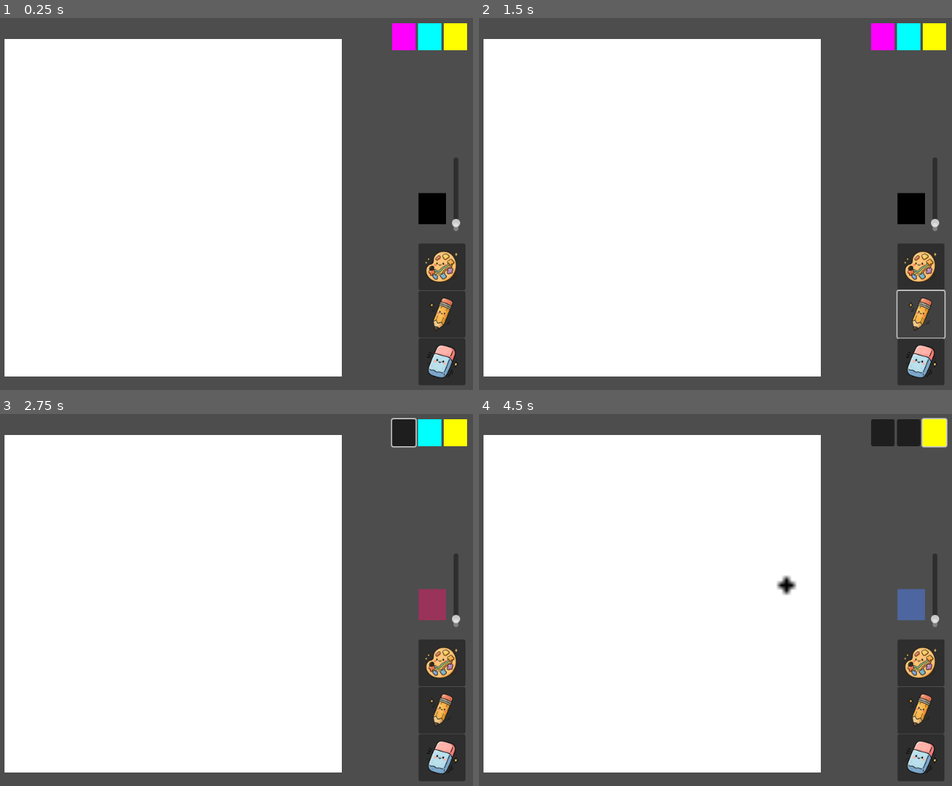
Above: before the commit, frames 1-4 (two rows, left to right).
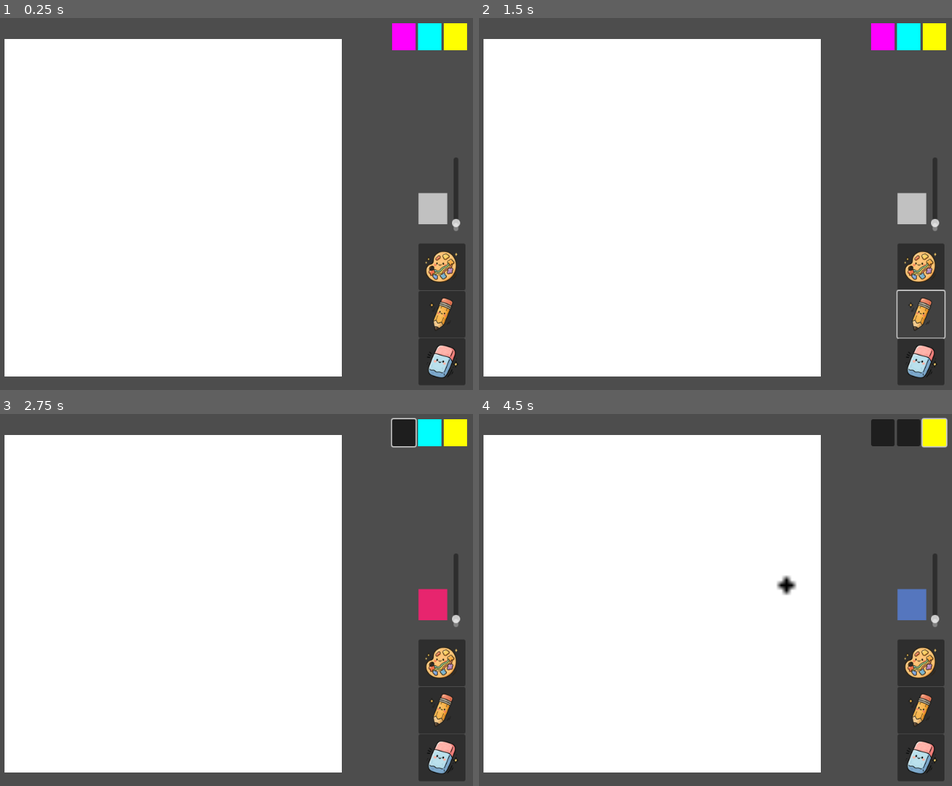
Above: after the commit, the same moments.

Repository: Dubu911/Watercolor_simulation
Game: Godot game, scene res://trial3/main3.tscn
Two runs of this game, one before a commit and one after it. Both use one fixed random seed, a clock stepped at 60 frames per second and the inputs below.
Inputs (mouse positions are in pixels of both pictures, inside the frame that each line leads up to):
- Up to frame 1 (0.25 s): no input
- Up to frame 2 (1.5 s): click (918, 267) at 0.5 s; click (918, 315) at 1.25 s
- Up to frame 3 (2.75 s): click (402, 432) at 2 s
- Up to frame 4 (4.5 s): click (909, 432) at 2.75 s; click (933, 432) at 3.5 s; tap Enter at 4.25 s; move the mouse to (786, 585) at 4.27 s; hold D from 4.28 s (still down); hold R from 4.28 s (still down); click (786, 585) at 4.42 s

The runs differ from the first frame. In frame 1, 0.5% of the frame differs, in the area x 88-95%, y 46-56%; in frame 2, 0.5%; in frame 3, 0.5%; in frame 4, 0.5%.

Commit message:
diffusion work from lab top

Diff:
--- a/trial3/brush_manager.gd
+++ b/trial3/brush_manager.gd
@@ -15,10 +15,11 @@
 var pencil_brush: Node
 var eraser_brush: Node
 var layer_for_mouse_pos: Sprite2D
+var current_color_display: ColorRect
 
 # --- Current Brush State ---
 var selected_pigments: Array[Color] = []
-var current_pigment_color: Color = Color.BLACK
+var current_pigment_color: Color = Color.GRAY
 var current_water_amount: float = 0.05 # Default value
 
 func _ready():
@@ -45,11 +46,17 @@
 		printerr("BrushManager ERROR: LayerForMousePos not found! Assign a Sprite2D in the Inspector.")
 		return
 
-	# Set the initial brush when the game starts
+	current_color_display = get_node_or_null(current_color_display_path) as ColorRect
+	if not current_color_display:
+		printerr("BrushManager ERROR: CurrentColorDisplay not found!")
+		return
+
+	# Set the initial brush and update its properties
 	if watercolor_brush:
 		_set_active_brush(watercolor_brush)
 
-	get_node(current_color_display_path).color = current_pigment_color
+	# Initialize the UI on start
+	_mix_and_update_brush()
 
 func _unhandled_input(event: InputEvent):
 	# Get the currently active brush from the coordinator
@@ -99,7 +106,8 @@
 	if active_brush == watercolor_brush and active_brush.has_method("set_water_amount"):
 		active_brush.set_water_amount(current_water_amount)
 
-# This function adds or removes a color from our list
+
+# This function adds or removes an OPAQUE pigment from our selection
 func _toggle_pigment(is_on: bool, color: Color):
 	if is_on:
 		if not selected_pigments.has(color):
@@ -110,23 +118,35 @@
 
 	_mix_and_update_brush()
 
-# This function calculates the final mixed color
+# This function calculates the final mixed color and updates both the brush and the UI
 func _mix_and_update_brush():
+	var final_rgb_color: Color
+
+	# Mix the RGB values of the selected pigments
 	if selected_pigments.is_empty():
-		# If no colors are selected, maybe default to black or a neutral gray
-		current_pigment_color = Color.BLACK
+		final_rgb_color = Color.GRAY # Default if nothing is selected
 	else:
 		# Simple averaging/blending of all selected colors
 		var mixed_color = selected_pigments[0]
 		for i in range(1, selected_pigments.size()):
 			mixed_color = mixed_color.blend(selected_pigments[i])
-		current_pigment_color = mixed_color
+		final_rgb_color = mixed_color
 
-	# Now that we have the final color, update the brush
+	# Calculate the final alpha based on the water slider
+	# More water = more transparent = lower alpha
+	var final_alpha = 1.0 - current_water_amount
+
+	# Create the final color for the brush
+	current_pigment_color = Color(final_rgb_color.r, final_rgb_color.g, final_rgb_color.b, final_alpha)
+
+	# Update the actual brush with its final properties
 	_update_active_brush_properties()
+	# Update the color swatch UI
+	if is_instance_valid(current_color_display):
+		# We set the display's color to the final mixed color, including transparency.
+		# Because it's drawn on top of the white 'color_swatch', it will look correct.
+		current_color_display.color = current_pigment_color
 
-	# Update the color of the "current color" display square
-	get_node(current_color_display_path).color = current_pigment_color
 
 # --- UI Signal Receivers ---
 # Connect the 'pressed' signal from your UI Buttons to these functions.
@@ -161,5 +181,6 @@
 func _on_water_slider_value_changed(value: float):
 	# The slider's value is from 0 to 1
 	current_water_amount = value
+	_mix_and_update_brush()
 	print("Current water amount : ", value)
 	_update_active_brush_properties()
--- a/trial3/main3.tscn
+++ b/trial3/main3.tscn
@@ -45,7 +45,7 @@
 pencil_brush_path = NodePath("pencil_brush")
 eraser_brush_path = NodePath("eraser_brush")
 layer_for_mouse_pos_path = NodePath("../layers_container/mobile_layer")
-current_color_display_path = NodePath("../CanvasLayer/current_color_display")
+current_color_display_path = NodePath("../CanvasLayer/color_swatch/current_color_display")
 
 [node name="watercolor_brush" type="Node" parent="brush_manager"]
 script = ExtResource("2_shnf3")
@@ -145,11 +145,16 @@
 step = 0.01
 value = 0.05
 
-[node name="current_color_display" type="ColorRect" parent="CanvasLayer"]
+[node name="color_swatch" type="ColorRect" parent="CanvasLayer"]
 offset_left = 931.0
 offset_top = 299.0
-offset_right = 978.0
+offset_right = 980.0
 offset_bottom = 352.0
+
+[node name="current_color_display" type="ColorRect" parent="CanvasLayer/color_swatch"]
+z_index = 1
+offset_right = 49.0
+offset_bottom = 53.0
 
 [connection signal="pressed" from="CanvasLayer/VBoxContainer/watercolor_button" to="brush_manager" method="_on_watercolor_button_pressed"]
 [connection signal="pressed" from="CanvasLayer/VBoxContainer/pencil_button" to="brush_manager" method="_on_pencil_button_pressed"]
--- a/trial3/painting_coordinator.gd
+++ b/trial3/painting_coordinator.gd
@@ -44,7 +44,6 @@
 
 # --- Simulation Parameters ---
 const GRAVITY_STRENGTH = 9.8 # Base gravity constant
-
 var horizontal_theta: float = 0.0 # Angle in degrees
 var vertical_theta: float = 0.0   # Angle in degrees
 
@@ -84,7 +83,7 @@
 
 	# Mobile layer is for wet pigment, starts transparent
 	mobile_read_buffer = Image.create(CANVAS_WIDTH, CANVAS_HEIGHT, false, Image.FORMAT_RGBA8)
-	mobile_read_buffer.fill(Color(0, 0, 0, 0)) # Start fully transparent
+	mobile_read_buffer.fill(Color(1, 1, 1, 0))  # Fill with transparent white
 	mobile_texture = ImageTexture.create_from_image(mobile_read_buffer)
 	mobile_layer_sprite.texture = mobile_texture
 
@@ -131,8 +130,8 @@
 		physics_simulator.init(	CANVAS_WIDTH,
 								CANVAS_HEIGHT,
 								water_read_buffer,
+								mobile_read_buffer,
 								water_write_buffer,
-								mobile_read_buffer,
 								mobile_write_buffer,
 								static_image,
 								absorbency_map,
@@ -143,6 +142,7 @@
 	# --- Physics Simulations will go here in the future ---
 	physics_simulator.run_simulation_step(_delta, gravity_x, gravity_y)
 	water_read_buffer = physics_simulator.water_read
+	mobile_read_buffer = physics_simulator.mobile_read
 	mark_watercolor_dirty()
 	# --- Texture Updates ---
 	if _dirty_watercolor:
@@ -158,34 +158,46 @@
 		_dirty_pencil = false
 
 
-# This is the function your watercolor brush will now call.
-# This function applies a "dab" of paint directly to the data layers.
+# This is the function that watercolor brush will now call.
 func add_paint_at(pos: Vector2, color: Color, water: float, size: float):
 	var i_radius = int(size)
-	# Loop through a square around the dab position
 	for y_offset in range(-i_radius, i_radius + 1):
 		for x_offset in range(-i_radius, i_radius + 1):
-			# Check if the pixel is inside the circular dab
 			if Vector2(x_offset, y_offset).length_squared() <= size * size:
 				var draw_x = int(pos.x + x_offset)
 				var draw_y = int(pos.y + y_offset)
 
-				# Check if the pixel is within the canvas bounds
 				if draw_x >= 0 and draw_x < CANVAS_WIDTH and draw_y >= 0 and draw_y < CANVAS_HEIGHT:
-
-					# --- Add water to the water layer ---
 					var current_water = water_read_buffer.get_pixel(draw_x, draw_y).r
 					var new_water = min(MAX_WATER_AMOUNT, current_water + water)
 					water_read_buffer.set_pixel(draw_x, draw_y, Color(new_water, 0, 0))
 
 					# --- Add color to the mobile pigment layer ---
-					# This is a simple blend for now. More complex logic can be added later.
-					var existing_mobile_color = mobile_read_buffer.get_pixel(draw_x, draw_y)
-					var blended_color = existing_mobile_color.blend(color)
-					mobile_read_buffer.set_pixel(draw_x, draw_y, blended_color)
-
-	# Flag for refreshing
+					var src = color # The new color from the brush (Source)
+					var dst = mobile_read_buffer.get_pixel(draw_x, draw_y) # The existing color (Destination)
+
+					# *** THE FIX IS HERE: Correct alpha compositing logic ***
+					# This formula correctly layers a semi-transparent color on top of another.
+
+					# Calculate the final alpha value
+					var out_a = src.a + dst.a * (1.0 - src.a)
+
+					var out_r = 0.0
+					var out_g = 0.0
+					var out_b = 0.0
+
+					# Check to avoid division by zero if the final color is fully transparent
+					if out_a > 0.0001:
+						# This is the standard "source-over" formula for non-premultiplied alpha
+						out_r = (src.r * src.a + dst.r * dst.a * (1.0 - src.a)) / out_a
+						out_g = (src.g * src.a + dst.g * dst.a * (1.0 - src.a)) / out_a
+						out_b = (src.b * src.a + dst.b * dst.a * (1.0 - src.a)) / out_a
+
+					var layered_color = Color(out_r, out_g, out_b, out_a)
+					mobile_read_buffer.set_pixel(draw_x, draw_y, layered_color)
+
 	mark_watercolor_dirty()
+
 
 func draw_line_on_pencil_layer(from_pos: Vector2, to_pos: Vector2, color: Color, radius: float):
 	if not is_instance_valid(pencil_image): return
@@ -217,21 +229,23 @@
 					# For pencil/eraser, we just overwrite the pixel
 					img.set_pixel(draw_x, draw_y, color)
 
+
+# Input handling.
 func _unhandled_input(event: InputEvent):
 	var angle_change_speed = 1.0 # How fast the angle changes when a key is held
 	var needs_update = false
 
 	# Check for arrow key presses
-	if Input.is_key_pressed(KEY_UP):
+	if Input.is_key_pressed(KEY_W):
 		vertical_theta -= angle_change_speed
 		needs_update = true
-	if Input.is_key_pressed(KEY_DOWN):
+	if Input.is_key_pressed(KEY_S):
 		vertical_theta += angle_change_speed
 		needs_update = true
-	if Input.is_key_pressed(KEY_LEFT):
+	if Input.is_key_pressed(KEY_A):
 		horizontal_theta -= angle_change_speed
 		needs_update = true
-	if Input.is_key_pressed(KEY_RIGHT):
+	if Input.is_key_pressed(KEY_D):
 		horizontal_theta += angle_change_speed
 		needs_update = true
 
@@ -257,7 +271,7 @@
 	# Loop through every pixel to set its absorbency
 	for y in range(CANVAS_HEIGHT):
 		for x in range(CANVAS_WIDTH):
-			var random_absorbency = randf_range(0.01, 0.013)
+			var random_absorbency = randf_range(0.1, 0.15)
 			#var random_absorbency = 0.01
 			# Set the pixel value. Since the format is FORMAT_RF,
 			# the value is stored in the red channel.
--- a/trial3/physics_simulator.gd
+++ b/trial3/physics_simulator.gd
@@ -9,7 +9,7 @@
 @export var S: float = 0.5 # Surface tension coefficient
 @export var SP: float = 1.35 # Spread force coefficient
 @export var HOLD_THRESHOLD = 1.3 # The force needed to wet a dry pixel
-const DRY_PIXEL_LIMIT = 0.0 # Any water amount below this is considered "dry"
+const DRY_PIXEL_LIMIT = 0.0001 # Any water amount below this is considered "dry"
 const ENERGY_LOSS_ON_REDISTRIBUTION = 0.5 # How much energy is lost when flow is redirected
 
 
@@ -33,17 +33,17 @@
 	var change_speed = 0.1 * delta # How fast the values change
 	values_changed_this_frame = false
 	# --- Controls for Surface Tension (S) ---
-	if Input.is_key_pressed(KEY_Q):
+	if Input.is_key_pressed(KEY_R):
 		S += change_speed
 		values_changed_this_frame = true
-	if Input.is_key_pressed(KEY_A):
+	if Input.is_key_pressed(KEY_F):
 		S -= change_speed
 		values_changed_this_frame = true
 	# --- Controls for Spreading Force (SP) ---
-	if Input.is_key_pressed(KEY_W):
+	if Input.is_key_pressed(KEY_T):
 		SP += change_speed
 		values_changed_this_frame = true
-	if Input.is_key_pressed(KEY_S):
+	if Input.is_key_pressed(KEY_G):
 		SP -= change_speed
 		values_changed_this_frame = true
 
@@ -56,7 +56,7 @@
 		print("Surface Tension (S): %.2f | Spreading Force (SP): %.2f" % [S, SP])
 
 
-func init(p_width: int, p_height: int, p_water_read: Image, p_water_write: Image, p_mobile_read: Image,
+func init(p_width: int, p_height: int, p_water_read: Image, p_mobile_read: Image, p_water_write: Image,
 		  p_mobile_write: Image, p_static_pigment: Image, p_absorbency: Image, p_displacement: Image):
 	canvas_width = p_width
 	canvas_height = p_height
@@ -75,15 +75,18 @@
 	#_simulate_diffusion(delta, water_img, mobile_img) # pigments in mobile_image diffusses
 	_calculate_water_displacement(g_x, g_y)
 	#_apply_water_displacement(delta) # surface water movements happen with pigments in mobile_image
-	_apply_water_displacement_outflow_model(delta)
+	#_apply_water_displacement_outflow_model(delta)
+	_apply_water_displacement_outflow_model_with_pigment(delta)
 	# _simulate_deposition(delta, water_img, mobile_img, static_img) # mobile_image -> static_image
 
-	# Swap the buffers so the new state becomes the current state for the next frame.
-	var temp = water_read
+	# Swap both sets of buffers for the next frame
+	var temp_water = water_read
 	water_read = water_write
-	water_write = temp
-	# Clear the new write buffer for the next iteration.
-	#water_write.fill(Color(0,0,0,0))
+	water_write = temp_water
+
+	var temp_mobile = mobile_read
+	mobile_read = mobile_write
+	mobile_write = temp_mobile
 
 # --- PRIVATE SIMULATION FUNCTIONS ---
 
@@ -247,15 +250,21 @@
 func _apply_water_displacement_outflow_model(delta: float):
 	 #Getting write buffer ready for work
 	water_write.fill(Color(0,0,0,0))
+	mobile_write.fill(Color(1,1,1,0))
 
 	for y in range(canvas_height):
 		for x in range(canvas_width):
 
 			var total_here = water_read.get_pixel(x,y).r
 			var capacity = absorbency_map.get_pixel(x,y).r  # 0.0 if unused
+			#var capacity = 0.3
 			var movable_water = max(0.0, total_here - capacity)
-			if movable_water <= DRY_PIXEL_LIMIT:
-				#water_write.set_pixel(x,y, Color(total_here,0,0))
+
+			var pigment_here = mobile_read.get_pixel(x,y)
+
+			if movable_water < DRY_PIXEL_LIMIT:
+				var current_val = water_write.get_pixel(x,y).r
+				water_write.set_pixel(x,y, Color(current_val + total_here, 0, 0))
 				continue
 
 			# force field from previous stage
@@ -322,6 +331,97 @@
 				water_write.set_pixel(x, y - 1, Color(neighbor_val + want_u, 0, 0))
 
 
+func _apply_water_displacement_outflow_model_with_pigment(delta: float):
+	water_write.blit_rect(water_read, Rect2i(0, 0, canvas_width, canvas_height), Vector2i(0, 0))
+	mobile_write.blit_rect(mobile_read, Rect2i(0, 0, canvas_width, canvas_height), Vector2i(0, 0))
+
+	# Loop through every pixel of the SOURCE (read) buffer
+	for y in range(canvas_height):
+		for x in range(canvas_width):
+			# 1. Calculate how much water and pigment are available to move.
+			var total_water_here = water_read.get_pixel(x,y).r
+			var capacity = absorbency_map.get_pixel(x,y).r
+			var movable_water = max(0.0, total_water_here - capacity)
+
+			if movable_water < DRY_PIXEL_LIMIT:
+				continue # No movable water, so we do nothing for this pixel.
+
+			var pigment_here = mobile_read.get_pixel(x,y)
+			var movable_pigment_fraction = movable_water / total_water_here if total_water_here > 0.0001 else 0.0
+			var pigment_movable = pigment_here * movable_pigment_fraction
+
+			# 2. Calculate potential outflows based on forces
+			var F = displacement_map.get_pixel(x,y)
+			var want_r = max(0.0,  F.r) * delta
+			var want_l = max(0.0, -F.r) * delta
+			var want_d = max(0.0,  F.g) * delta
+			var want_u = max(0.0, -F.g) * delta
+
+			# 3. Identify blocked paths and sum the blocked flow.
+			var total_blocked_flow = 0.0
+			if x < canvas_width - 1 and water_read.get_pixel(x+1,y).r < DRY_PIXEL_LIMIT and want_r * movable_water < HOLD_THRESHOLD:
+				total_blocked_flow += want_r; want_r = 0.0
+			if x > 0 and water_read.get_pixel(x-1,y).r < DRY_PIXEL_LIMIT and want_l * movable_water < HOLD_THRESHOLD:
+				total_blocked_flow += want_l; want_l = 0.0
+			if y < canvas_height - 1 and water_read.get_pixel(x,y+1).r < DRY_PIXEL_LIMIT and want_d * movable_water < HOLD_THRESHOLD:
+				total_blocked_flow += want_d; want_d = 0.0
+			if y > 0 and water_read.get_pixel(x,y-1).r < DRY_PIXEL_LIMIT and want_u * movable_water < HOLD_THRESHOLD:
+				total_blocked_flow += want_u; want_u = 0.0
+
+			# 4. Redistribute the blocked flow to any open paths.
+			var open_paths_total_proportion = want_r + want_l + want_d + want_u
+			if open_paths_total_proportion > 0.0 and total_blocked_flow > 0:
+				var redistributed_flow_proportion = (total_blocked_flow * ENERGY_LOSS_ON_REDISTRIBUTION)
+				if want_r > 0.0: want_r += want_r * redistributed_flow_proportion
+				if want_l > 0.0: want_l += want_l * redistributed_flow_proportion
+				if want_d > 0.0: want_d += want_d * redistributed_flow_proportion
+				if want_u > 0.0: want_u += want_u * redistributed_flow_proportion
+
+			# 5. Scale total outflow to conserve mass.
+			var total_outflow_proportion = want_r + want_l + want_d + want_u
+			if total_outflow_proportion > 1.0:
+				var scaling_factor = 1.0 / total_outflow_proportion
+				want_r *= scaling_factor; want_l *= scaling_factor
+				want_d *= scaling_factor; want_u *= scaling_factor
+
+			# 6. Commit the transfers using the helper function.
+			if want_r > 0.0: _transfer_content(x, y, x + 1, y, movable_water * want_r, pigment_movable * want_r)
+			if want_l > 0.0: _transfer_content(x, y, x - 1, y, movable_water * want_l, pigment_movable * want_l)
+			if want_d > 0.0: _transfer_content(x, y, x, y + 1, movable_water * want_d, pigment_movable * want_d)
+			if want_u > 0.0: _transfer_content(x, y, x, y - 1, movable_water * want_u, pigment_movable * want_u)
+
+# --- HELPER FUNCTIONS ---
+
+# A new helper function to make transfers atomic and clean
+func _transfer_content(from_x, from_y, to_x, to_y, water_amount, pigment_color):
+	# Check boundaries
+	if to_x < 0 or to_x >= canvas_width or to_y < 0 or to_y >= canvas_height:
+		return
+
+	# Subtract from source (in the write buffer)
+	var source_water = water_write.get_pixel(from_x, from_y).r
+	water_write.set_pixel(from_x, from_y, Color(source_water - water_amount, 0, 0))
+	var source_pigment = mobile_write.get_pixel(from_x, from_y)
+	mobile_write.set_pixel(from_x, from_y, source_pigment - pigment_color)
+
+	# Add to destination (in the write buffer)
+	var dest_water_new = water_write.get_pixel(to_x, to_y).r + water_amount
+	var dest_pigment_new = _layer_colors(pigment_color, mobile_write.get_pixel(to_x, to_y))
+	water_write.set_pixel(to_x, to_y, Color(dest_water_new, 0, 0))
+	mobile_write.set_pixel(to_x, to_y, dest_pigment_new)
+
+# Standard "source-over" alpha compositing function.
+func _layer_colors(source_color: Color, dest_color: Color) -> Color:
+	var out_a = source_color.a + dest_color.a * (1.0 - source_color.a)
+	if out_a < 0.0001:
+		return Color(1, 1, 1, 0) # Return transparent white
+
+	var out_r = (source_color.r * source_color.a + dest_color.r * dest_color.a * (1.0 - source_color.a)) / out_a
+	var out_g = (source_color.g * source_color.a + dest_color.g * dest_color.a * (1.0 - source_color.a)) / out_a
+	var out_b = (source_color.b * source_color.a + dest_color.b * dest_color.a * (1.0 - source_color.a)) / out_a
+
+	return Color(out_r, out_g, out_b, out_a)
+
 # This function will handle the spreading of water and mobile pigment.
 func _simulate_diffusion(delta: float, water: Image, mobile_pigment: Image):
 	# TODO: Implement the diffusion logic here.
--- a/trial3/watercolor_brush.gd
+++ b/trial3/watercolor_brush.gd
@@ -2,7 +2,7 @@
 extends Node
 
 # --- Brush Properties ---
-@export var brush_color: Color = Color(0.1, 0.2, 0.8, 0.5) # Color and alpha (pigment concentration)
+@export var brush_color: Color = Color.BLACK # Color and alpha (pigment concentration)
 @export var water_amount: float = 0.05 # How much water this brush lays down (0.0 to 1.0)
 @export var base_brush_size: float = 2.0 # Base size for dabs
 @export var dabs_per_frame: int = 1     # How many dabs to make while dragging
Not shown: 1 places in trial3/main3.tscn that only renumber resources
